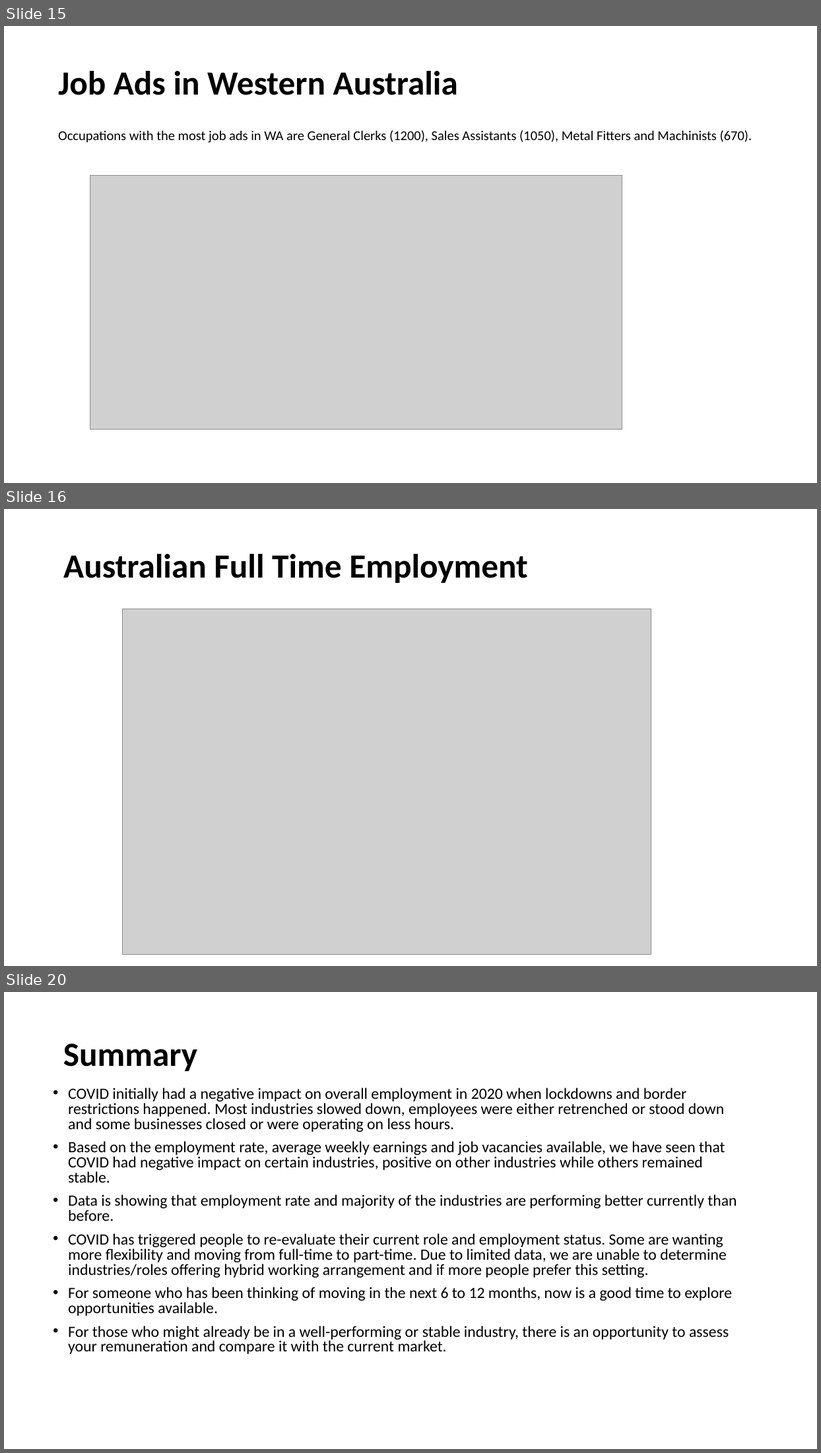
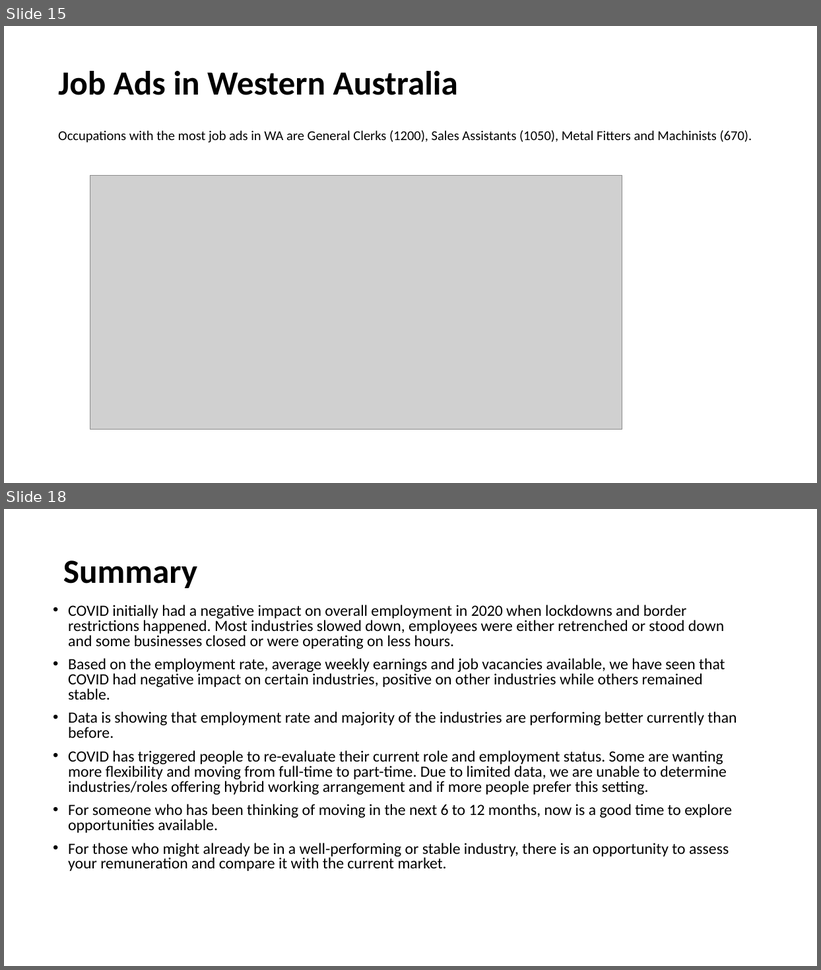
Before and after one commit to CarmenK2/GroupProject1, a slide deck: Final PPT Presentation.pptx. Shown one above the other, each under a label of ours: slides 15, 16 and 20 before the commit, slides 15 and 18 after it; the slides between them are not shown. The pictures are 821x1453 and 821x970 pixels, drawn with LibreOffice and Linux fonts; fonts in the diff are those of the drawing; grey boxes stand for pictures. Boxes give left, top, right and bottom in pixels: in the first picture for what was removed or moved away, otherwise in the second. Text is boxed around its words. In the diff, an @@ line names an element or a change of style, - is before the commit and + after.

```diff
--- a/Final PPT Presentation.pptx
+++ b/Final PPT Presentation.pptx
@@ slide 16 removed at (4, 509, 817, 966), background #FFFFFF @@
@@ title removed at (63, 554, 528, 583) @@
-Australian Full Time Employment
@@ picture removed at (122, 609, 651, 955) @@
@@ what was slide 20 is now slide 18 @@
```
Also in this commit, not shown: 2 slides added, 3 other slides removed.
